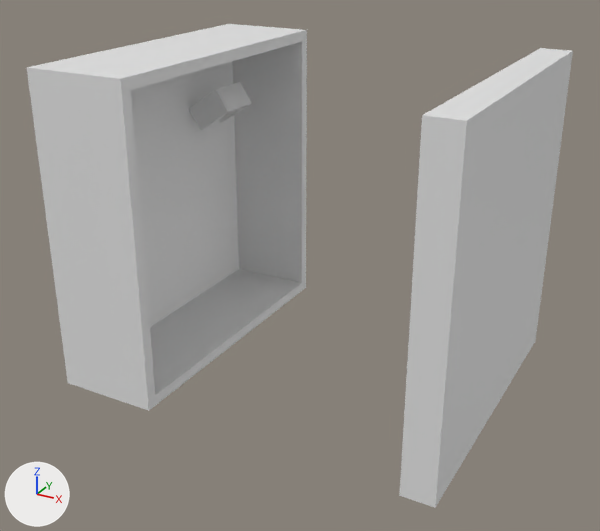
Before and after pictures for a commit that changed the Blender file Escape Room VR/Assets/EscapeRoom/Models/electric-fusebox.blend.
The view is the same before and after, from a 50 mm camera at (3.89, -4.2, 2.83) aimed at (1.52, 0.11, 0.68). The lights are fixed; the arrows at lower left show +X, +Y and +Z.
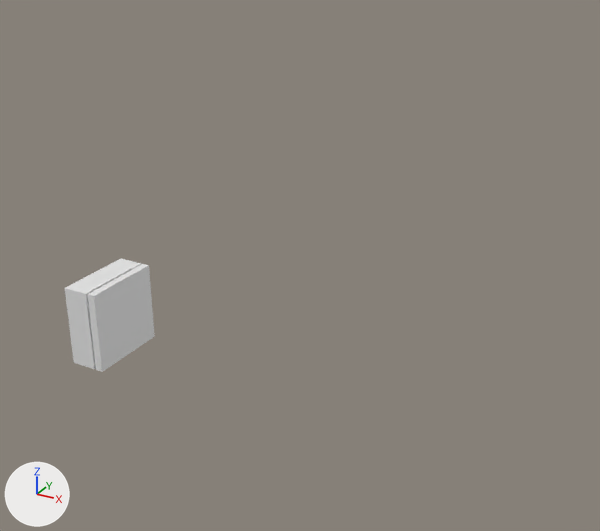
Edits to the bpy script that builds the scene:
```text
Change ob_cube_002:
    ob_cube_002.location: (0.478, 0.625, 1.43) -> (1.121, 0.323, 1.182)
    ob_cube_002.scale: (0.0858, 0.153, 0.153) -> (0.0116, 0.0208, 0.0208)
Change ob_cube_001:
    ob_cube_001.location: (2.412, 0.102, 1.0) -> (-0.029, 0.0, 0.0)
    ob_cube_001.scale: (1.0, 1.0, 1.0) -> (0.306, 0.306, 0.306)
Change ob_cube:
    ob_cube.location: (0.777, 0.102, 1.0) -> (-0.043, 0.0, 0.0)
    ob_cube.scale: (1.0, 1.0, 1.0) -> (0.306, 0.306, 0.306)
```

Pixel boxes [x1, y1, x2, y2] of what changed, in the pictures (600 x 531 px):
'Cube', moved, rescaled (72% narrower, 71% shorter)
    before: [27, 24, 307, 411]
    after: [64, 259, 141, 369]
'Cube.001', moved, rescaled (61% narrower, 76% shorter)
    before: [399, 48, 573, 508]
    after: [87, 264, 155, 372]
'Cube.002', moved, rescaled (not visible afterwards)
    before: [189, 82, 252, 130]
